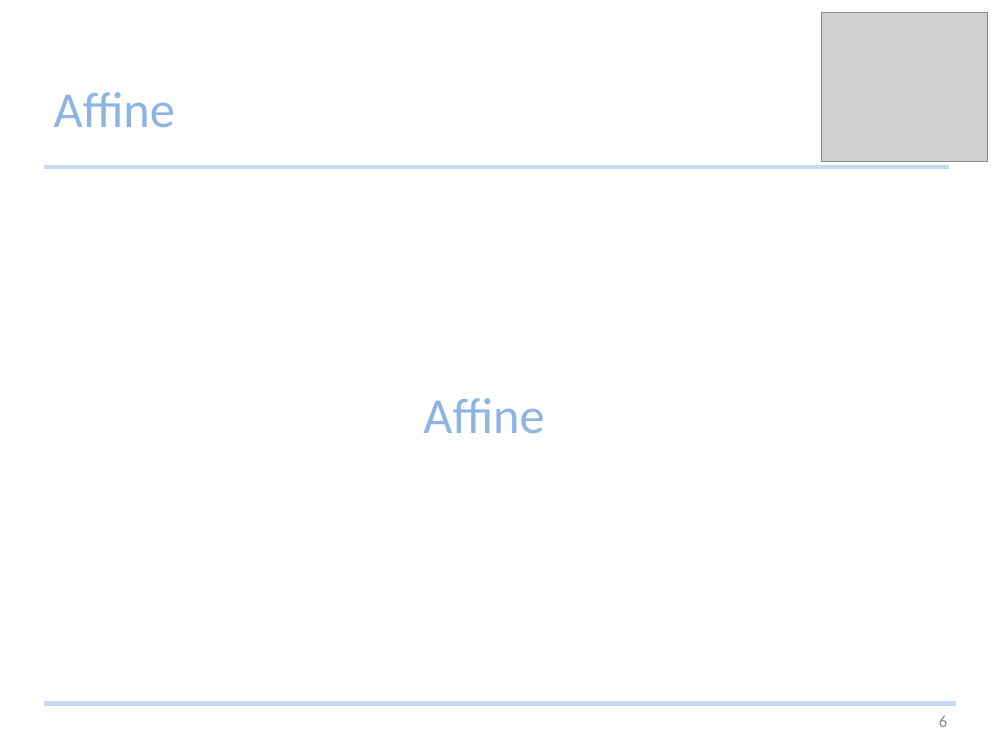
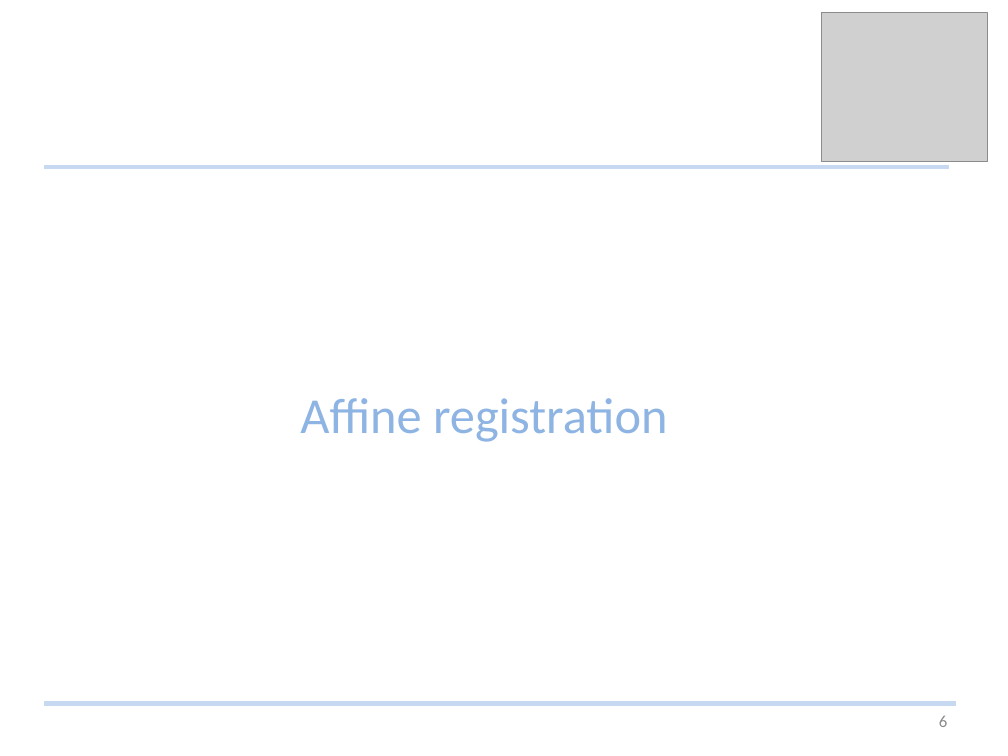
Before and after one commit to Studijacob/MIALab, a slide deck: slide 6 of wd/Documentation/MIALab presentation.pptx. Drawn at 1008x756 pixels with LibreOffice and Linux fonts; fonts in the diff are those of the drawing; grey boxes stand for pictures. Boxes give left, top, right and bottom in pixels: in the first picture for what was removed or moved away, otherwise in the second. Text is boxed around its words. In the diff, an @@ line names an element or a change of style, - is before the commit and + after.

```diff
--- a/wd/Documentation/MIALab presentation.pptx
+++ b/wd/Documentation/MIALab presentation.pptx
@@ title removed at [54,92,175,127] @@
-Affine
@@ text at [300,398,667,442]: text changed @@
-Affine
+Affine registration
```
Also in this commit, not shown: 11 other slides changed, 6 slides added, 1 slide removed.
